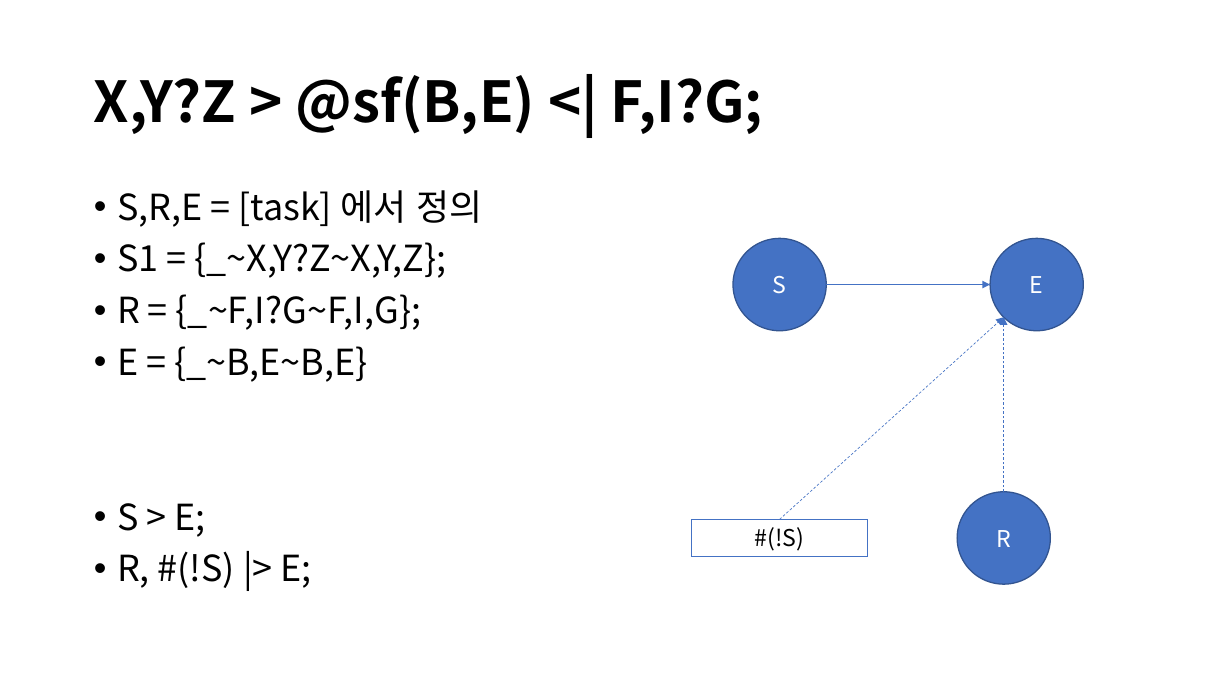
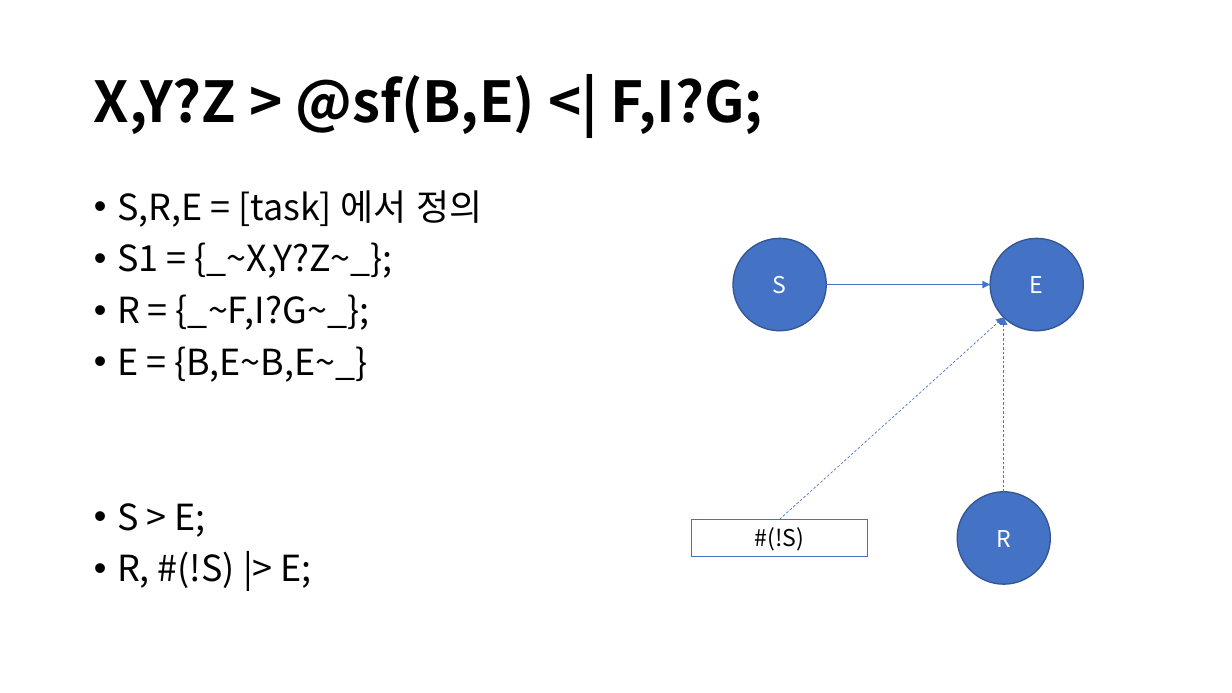
Before and after one commit to DualsoftDev/ds, a slide deck: slide 4 of Doc/PowerPoint/macro.pptx. Drawn at 1232x693 pixels with LibreOffice and Linux fonts; fonts in the diff are those of the drawing. Boxes give left, top, right and bottom in pixels: in the first picture for what was removed or moved away, otherwise in the second. Text is boxed around its words. In the diff, an @@ line names an element or a change of style, - is before the commit and + after.

```diff
--- a/Doc/PowerPoint/macro.pptx
+++ b/Doc/PowerPoint/macro.pptx
@@ text at box(117, 242, 393, 382): text changed @@
-• S1 = {_~X,Y?Z~X,Y,Z};
-• R = {_~F,I?G~F,I,G};
-• E = {_~B,E~B,E}
+• S1 = {_~X,Y?Z~_};
+• R = {_~F,I?G~_};
+• E = {B,E~B,E~_}
```
Also in this commit, not shown: 1 other slide changed.
